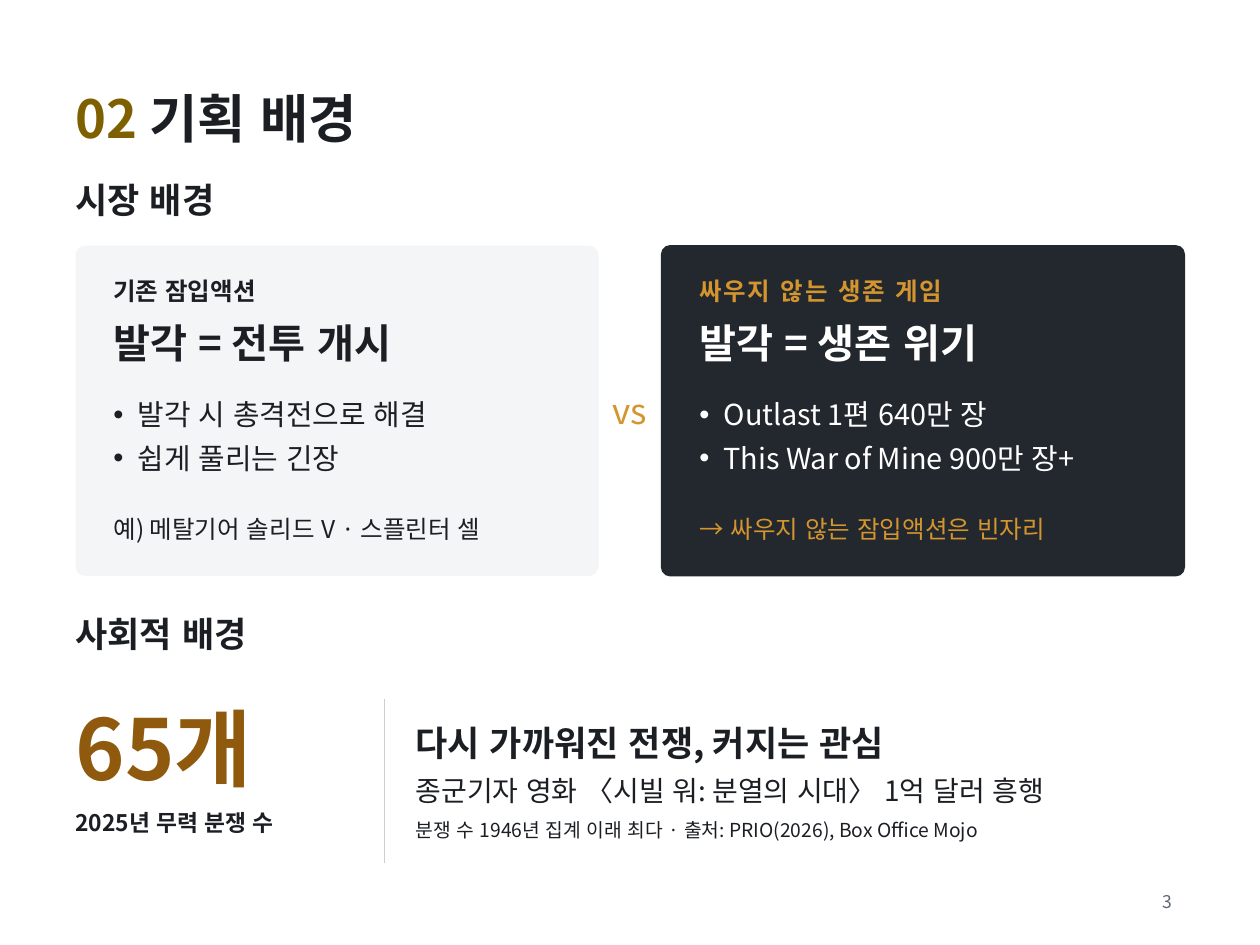
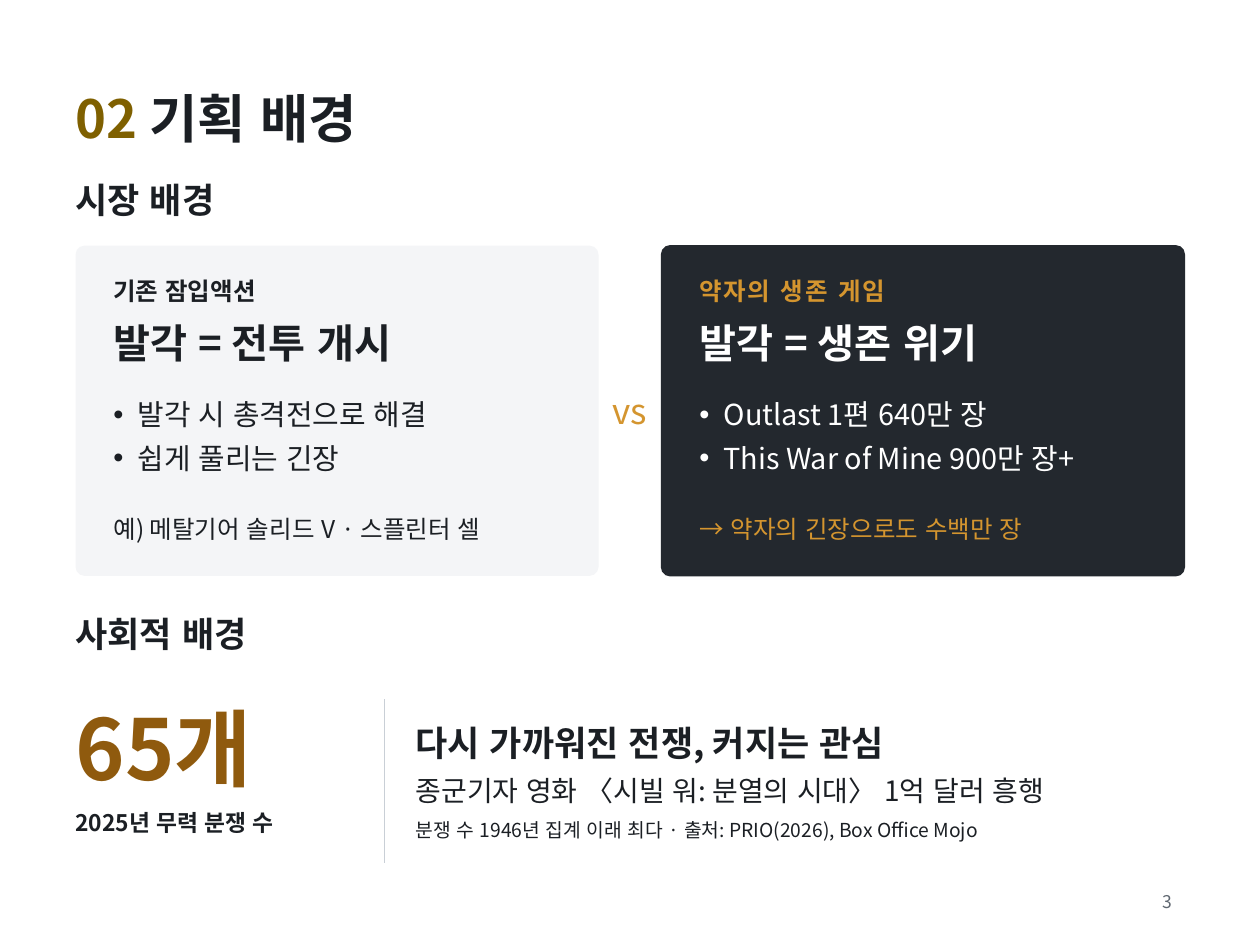
Before and after one commit to golgold/unitybasic, a slide deck: slide 3 of 기획/김민우_게임_FRAME UNDER FIRE.pptx. Drawn at 1260x945 pixels with LibreOffice and Linux fonts; fonts in the diff are those of the drawing. Boxes give left, top, right and bottom in pixels: in the first picture for what was removed or moved away, otherwise in the second. Text is boxed around its words. In the diff, an @@ line names an element or a change of style, - is before the commit and + after.

```diff
--- a/기획/김민우_게임_FRAME UNDER FIRE.pptx
+++ b/기획/김민우_게임_FRAME UNDER FIRE.pptx
@@ text at (x1=699, y1=279, x2=885, y2=302): text changed @@
-싸우지 않는 생존 게임
+약자의 생존 게임
@@ text at (x1=731, y1=517, x2=1023, y2=540): text changed @@
-→ 싸우지 않는 잠입액션은 빈자리
+→ 약자의 긴장으로도 수백만 장
```
Also in this commit, not shown: 1 other slide changed, 2 other files.
